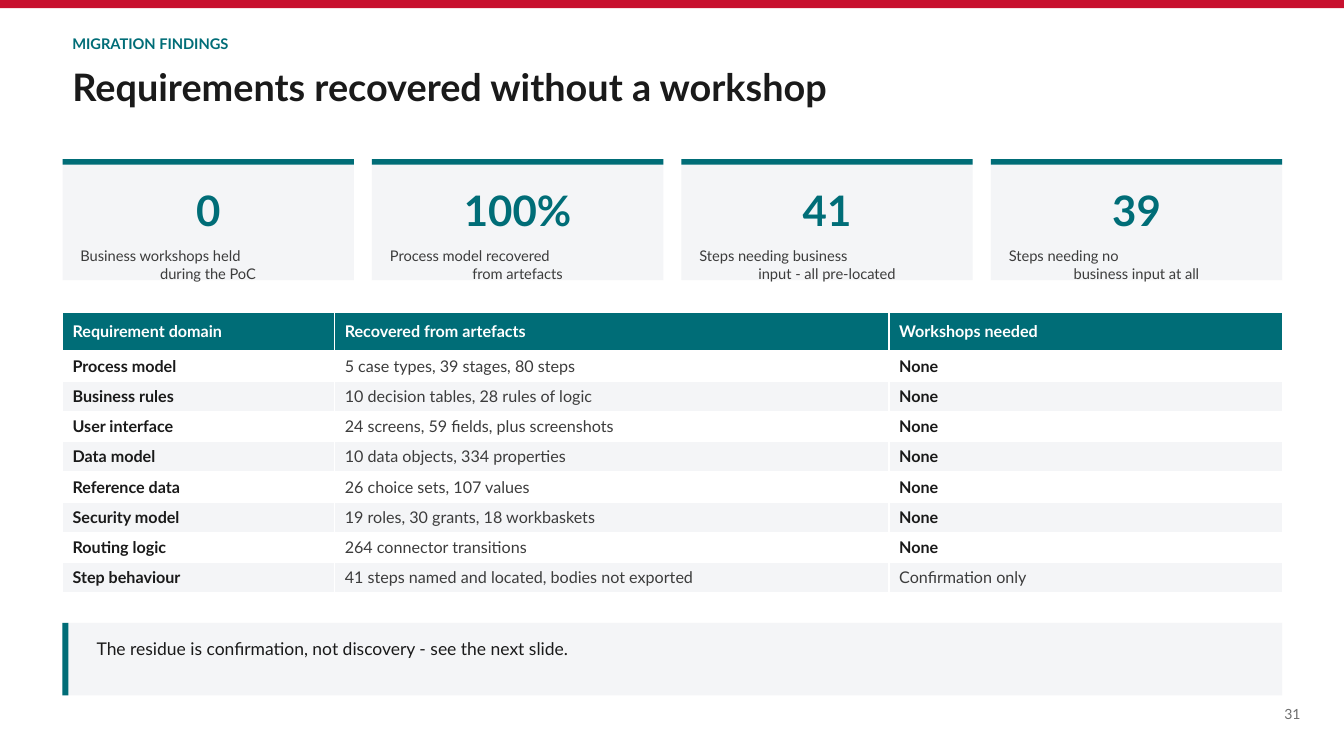
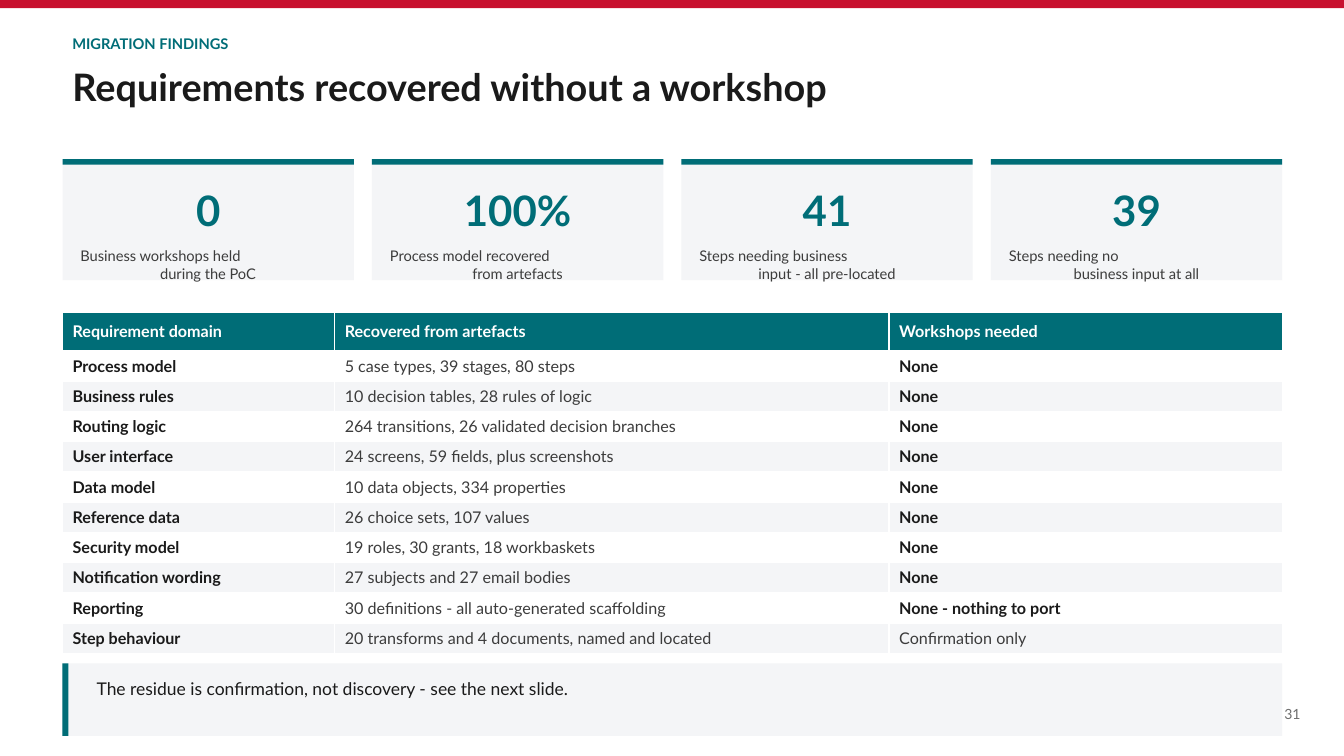
Before and after one commit to parclarke/LDD, a slide deck: slide 31 of lending-due-diligence-app/docs/Pega-to-PowerPlatform-Migration-PoC.pptx. Drawn at 1344x756 pixels with LibreOffice and Linux fonts; fonts in the diff are those of the drawing. Boxes give left, top, right and bottom in pixels: in the first picture for what was removed or moved away, otherwise in the second. Text is boxed around its words. In the diff, an @@ line names an element or a change of style, - is before the commit and + after.

```diff
--- a/lending-due-diligence-app/docs/Pega-to-PowerPlatform-Migration-PoC.pptx
+++ b/lending-due-diligence-app/docs/Pega-to-PowerPlatform-Migration-PoC.pptx
@@ table at (63,313,1282,653) @@
+row 4: Routing logic | 264 transitions, 26 validated decision branches | None
-row 8: Routing logic | 264 connector transitions | None
-row 9: Step behaviour | 41 steps named and located, bodies not exported | Confirmation only
+row 9: Notification wording | 27 subjects and 27 email bodies | None
+row 10: Reporting | 30 definitions - all auto-generated scaffolding | None - nothing to port
+row 11: Step behaviour | 20 transforms and 4 documents, named and located | Confirmation only
@@ 2 rectangles, 1 text: place and size @@
-2 rectangles, 1 text at (63,623,1282,696)
+2 rectangles, 1 text at (63,663,1282,736)
```
Also in this commit, not shown: 5 other slides changed, 1 other file.
